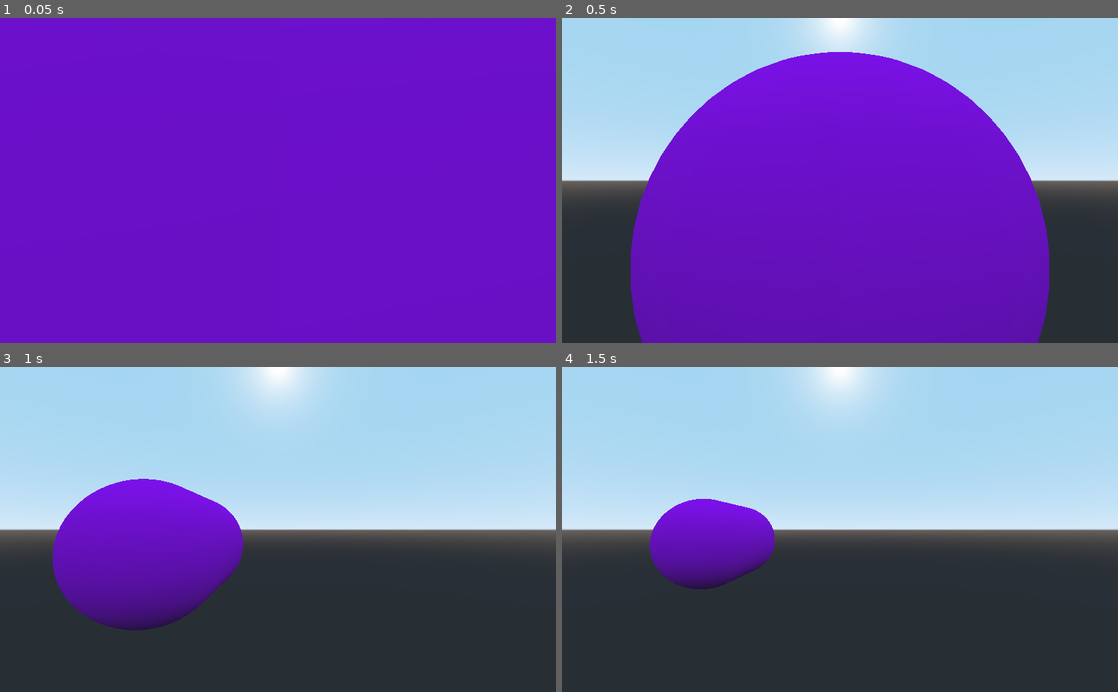
Above: before the commit, frames 1-4 (two rows, left to right).
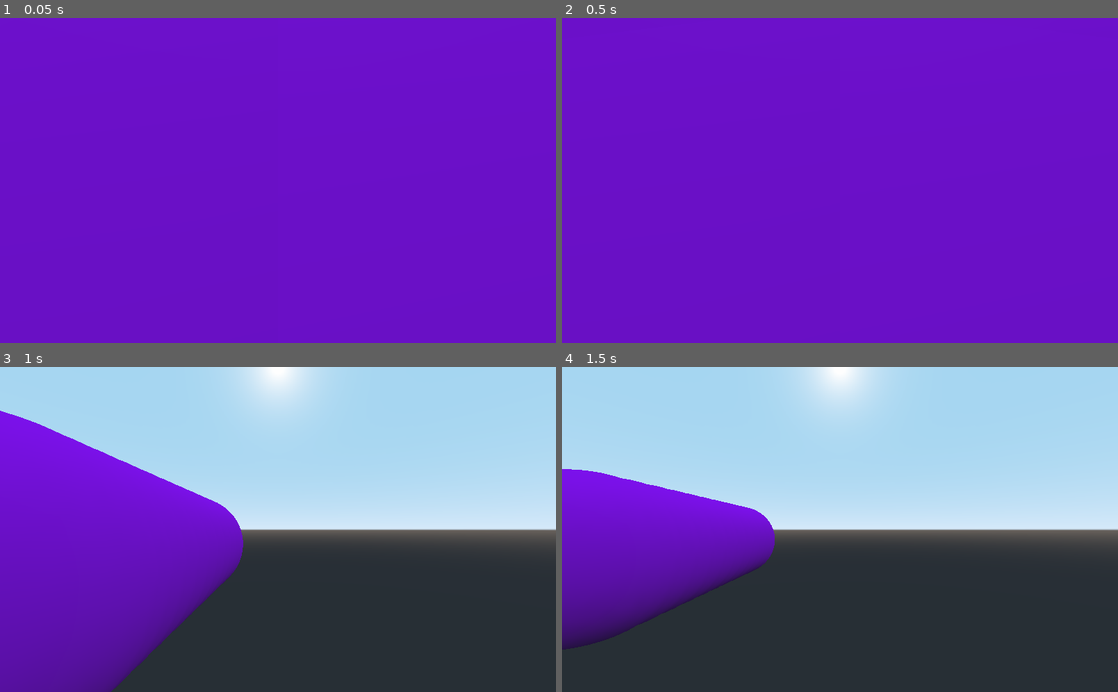
Above: after the commit, the same moments.

Repository: aidan-middleton/Fish-Tank-Game-With-Eel
Game: Godot game, scene res://Scenes/main.tscn
Two runs of this game, one before a commit and one after it. Both use one fixed random seed, a clock stepped at 60 frames per second and the inputs below.
Inputs (mouse positions are in pixels of both pictures, inside the frame that each line leads up to):
- Up to frame 1 (0.05 s): no input
- Up to frame 2 (0.5 s): no input
- Up to frame 3 (1 s): tap Enter at 0.5 s; move the mouse to (400, 513) at 0.52 s; hold D from 0.53 s (still down); tap U at 0.6 s; click (400, 513) at 0.67 s; tap O at 0.8 s
- Up to frame 4 (1.5 s): release D at 1.25 s; drag from (728, 545) to (812, 594) at 1.27 s

Frame 1 is identical in both runs. In frame 2, 45% of the frame differs, in the area x 0-100%, y 0-100%; in frame 3, 16%; in frame 4, 9.7%.

Commit message:
Lowered rotate speed. Added more initial eel segments. Got rid of roll controll on eel.

Diff:
--- a/project/Scripts/Eel/EelController.gd
+++ b/project/Scripts/Eel/EelController.gd
@@ -9,16 +9,16 @@
 
 var bodies: Array = []
 
+var start_length: int = 10
+
 onready var head: KinematicBody = $eel_head
 #onready var camera: Camera = $camera
 
 func _ready() -> void:
 	head.get_node("Area").connect("area_entered", self, "_on_head_area_entered")
 
-	add_body()
-	add_body()
-	add_body()
-	add_body()
+	for i in range(start_length):
+		add_body()
 
 func add_body() -> void:
 	var body_new: KinematicBody = body.instance()
--- a/project/Scripts/Eel/EelHeadController.gd
+++ b/project/Scripts/Eel/EelHeadController.gd
@@ -1,7 +1,7 @@
 extends KinematicBody
 
 const move_speed: float = 4.0
-const rotation_speed: float = 1.0
+const rotation_speed: float = 0.01
 
 onready var parent: Spatial = get_parent()
 
@@ -25,18 +25,13 @@
 				_l = event.pressed
 			KEY_J:
 				_j = event.pressed
-			KEY_U:
-				_u = event.pressed
-			KEY_O:
-				_o = event.pressed
 
 func _physics_process(delta: float) -> void:
 	var _velocity = Vector3(get_global_transform().basis.z * move_speed)
 	translate(-get_global_transform().basis.z * move_speed * delta)
 
-	var _pitch: float = _k as float - _i as float
-	var _yaw: float = _l as float - _j as float
-	var _roll: float = _o as float - _u as float
+	var _pitch: float = _i as float - _k as float
+	var _yaw: float = _j as float - _l as float
 
-	var _direction = Vector3(_pitch,_yaw,_roll)
+	var _direction = Vector3(_pitch,_yaw,0)
 	rotate(_direction, rotation_speed)
Not shown, added: project/.mono/metadata/ide_messaging_meta.txt
